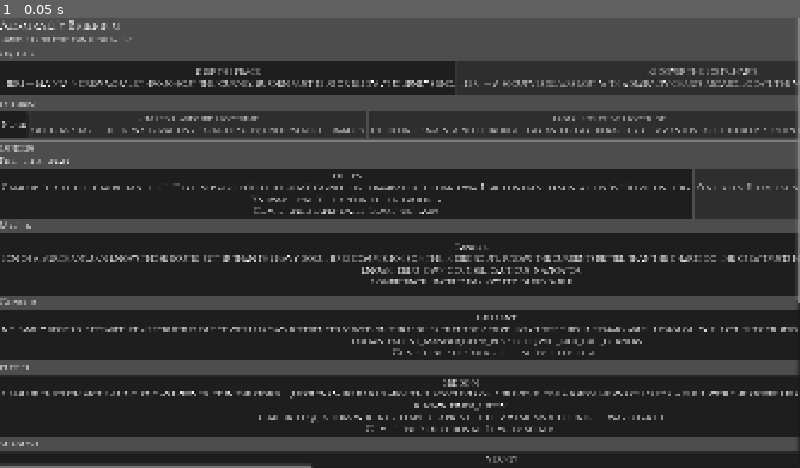
Above: before the commit, frame 1.
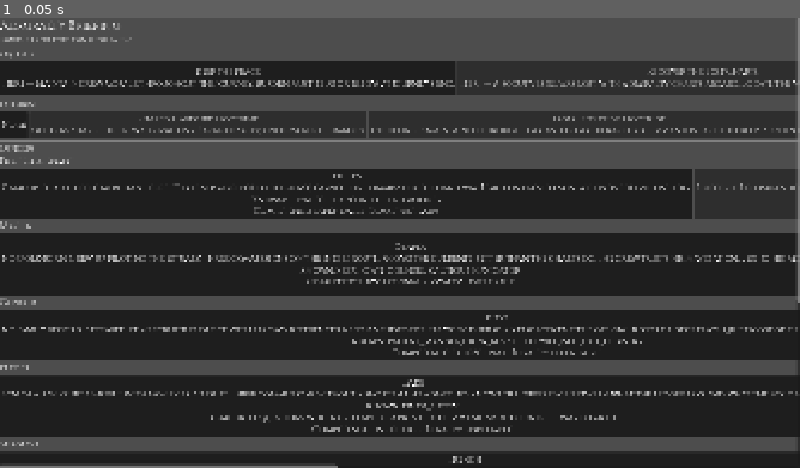
Above: after the commit, the same moment.

Repository: mcgrj/deadreckoning
Game: Godot game, scene res://src/ui/PreparationScene.tscn
The game is run twice, just before and just after one commit, with the same random seed, the same clock (stepped at 60 frames per second) and the same inputs.
Inputs:
- Up to frame 1 (0.05 s): no input

The runs differ from the first frame. In frame 1, 4.0% of the frame differs, in the area x 0-100%, y 36-100%.

Commit message:
feat: OfficerGenerator assigns hire-condition promises to competent officers

Diff:
--- a/game/src/expedition/OfficerGenerator.gd
+++ b/game/src/expedition/OfficerGenerator.gd
@@ -86,8 +86,15 @@
 	def.notable_events = []
 	def.starting_effects = []
 	def.advice_hooks = []
-	def.pre_voyage_promise_id = ""
-	def.pre_voyage_promise_text = ""
+	var promises_pool := _pool("promises")
+	var role_promises: Array = promises_pool.get(role, [])
+	if def.competence >= 3 and not role_promises.is_empty() and randf() < 0.30:
+		var chosen: Dictionary = role_promises[randi() % role_promises.size()]
+		def.pre_voyage_promise_id = chosen.get("id", "")
+		def.pre_voyage_promise_text = chosen.get("text", "")
+	else:
+		def.pre_voyage_promise_id = ""
+		def.pre_voyage_promise_text = ""
 
 	return def
 
